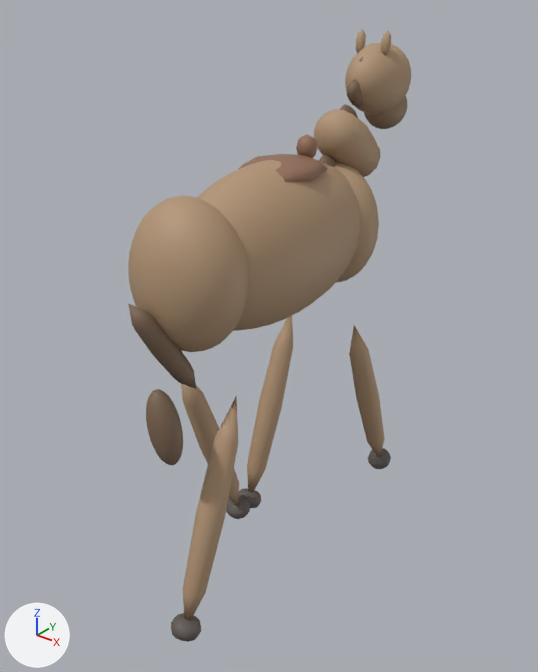
The glTF model models/mob_horse.glb: old version first, new version second.
Rendered twice from a 50 mm lens placed at (1.41, -1.78, 1.95), pointed at (-0.01, 0.0, 0.84). The lights are fixed; the arrows at lower left show +X, +Y and +Z. The picture after the commit comes second. Where no turn or scale is listed for an object, it has been applied to the vertices. Vertices at exactly the same position are counted once.

The first picture shows 'Body', 'LegBL', 'LegBR', 'LegFL', 'LegFR', 'Tail'.
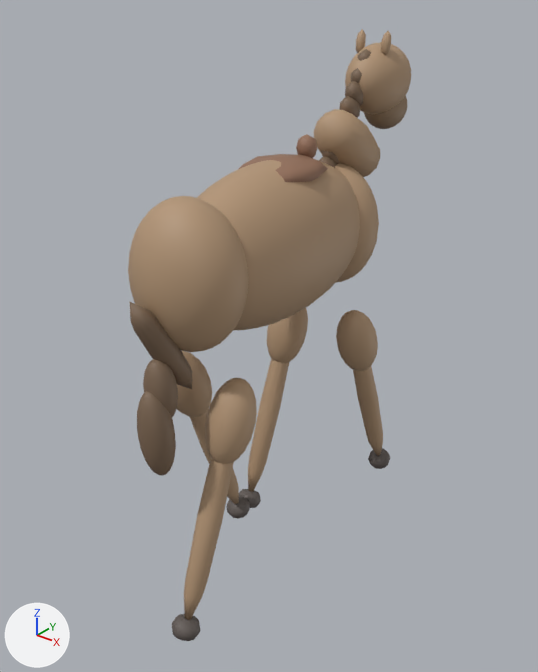
The change, as a diff of the scene's bpy script:
```diff
--- a/models/mob_horse.glb.py
+++ b/models/mob_horse.glb.py
@@ me_cylinder_006 @@
-me_cylinder_006.from_pydata(...)  # 76 vertices, 144 faces; spans x -0.05..0.05, y -0.324..-0.012, z -0.797..-0.034
+me_cylinder_006.from_pydata(...)  # 282 vertices, 552 faces; spans x -0.073..0.073, y -0.322..0.044, z -0.796..0.019
+# me_cylinder_006 part 1: a new loose piece of 180 vertices spanning x -0.073..0.073, y -0.127..0.044, z -0.244..0.019, in mat_horse (beige #b39576)
+# me_cylinder_006 part 2: 72 vertices removed from x -0.05..0.05, y -0.324..-0.027, z -0.797..-0.156; 98 vertices added at x -0.048..0.047, y -0.322..-0.03, z -0.795..-0.148
 me_cylinder_006.materials.append(mat_horse)
@@ me_cylinder_008 @@
-me_cylinder_008.from_pydata(...)  # 76 vertices, 144 faces; spans x -0.05..0.05, y 0.012..0.324, z -0.797..-0.034
+me_cylinder_008.from_pydata(...)  # 282 vertices, 552 faces; spans x -0.073..0.073, y -0.044..0.322, z -0.796..0.019
+# me_cylinder_008 part 3: a new loose piece of 180 vertices spanning x -0.073..0.073, y -0.044..0.127, z -0.244..0.019, in mat_horse (beige #b39576)
+# me_cylinder_008 part 4: 72 vertices removed from x -0.05..0.05, y 0.027..0.324, z -0.797..-0.153; 98 vertices added at x -0.048..0.047, y 0.03..0.322, z -0.796..-0.148
 me_cylinder_008.materials.append(mat_horse)
@@ me_cylinder_002 @@
-me_cylinder_002.from_pydata(...)  # 76 vertices, 144 faces; spans x -0.05..0.05, y 0.012..0.324, z -0.797..-0.034
+me_cylinder_002.from_pydata(...)  # 282 vertices, 552 faces; spans x -0.073..0.073, y -0.044..0.322, z -0.796..0.019
+# me_cylinder_002 part 5: a new loose piece of 180 vertices spanning x -0.073..0.073, y -0.044..0.127, z -0.244..0.019, in mat_horse (beige #b39576)
+# me_cylinder_002 part 6: 72 vertices removed from x -0.05..0.05, y 0.027..0.324, z -0.797..-0.153; 98 vertices added at x -0.048..0.047, y 0.03..0.322, z -0.796..-0.148
 me_cylinder_002.materials.append(mat_horse)
@@ me_cylinder_004 @@
-me_cylinder_004.from_pydata(...)  # 76 vertices, 144 faces; spans x -0.05..0.05, y -0.324..-0.012, z -0.797..-0.034
+me_cylinder_004.from_pydata(...)  # 282 vertices, 552 faces; spans x -0.073..0.073, y -0.322..0.044, z -0.796..0.019
+# me_cylinder_004 part 7: a new loose piece of 180 vertices spanning x -0.073..0.073, y -0.127..0.044, z -0.244..0.019, in mat_horse (beige #b39576)
+# me_cylinder_004 part 8: 72 vertices removed from x -0.05..0.05, y -0.324..-0.027, z -0.797..-0.156; 98 vertices added at x -0.048..0.047, y -0.322..-0.03, z -0.795..-0.148
 me_cylinder_004.materials.append(mat_horse)
@@ me_cylinder_001 @@
 # used by ob_tail; parent = ob_body; location = (0.0, -0.46, -0.13); rotation_euler = (0.489, -0.209, 0.0), in degrees (28, -12, 0)
-me_cylinder_001.from_pydata(...)  # 344 vertices, 680 faces; spans x -0.048..0.048, y -0.285..-0.023, z -0.298..0.158
+me_cylinder_001.from_pydata(...)  # 650 vertices, 1288 faces; spans x -0.053..0.053, y -0.313..-0.018, z -0.329..0.167
+# me_cylinder_001 part 9: the loose piece of 74 vertices spanning x -0.036..0.036, y -0.095..-0.023, z -0.208..0.158 is scaled about its middle by (1.13, 1.13, 1.05)
+# me_cylinder_001 part 10: the loose piece of 270 vertices spanning x -0.048..0.048, y -0.285..-0.145, z -0.298..-0.084 is rebuilt with 295 vertices and now spans x -0.053..0.053, y -0.313..-0.154, z -0.329..-0.08
+# me_cylinder_001 part 11: a new loose piece of 281 vertices spanning x -0.048..0.048, y -0.204..-0.079, z -0.207..-0.027, in mat_mane (brown #7c6550)
 me_cylinder_001.materials.append(mat_mane)
@@ ob_tail @@
 ob_tail.location = (0.0, -0.46, -0.13)
-ob_tail.rotation_euler = (0.489, -0.209, 0.0)  # degrees (28, -12, 0)
+ob_tail.rotation_euler = (0.489, -0.105, 0.0)  # degrees (28, -6, 0)
```

Location of each change, (x1, y1, x2, y2) in pixels of the pictures (538 x 672 px; the box of a moved part takes in the faces that stretch with it):
'LegBL', reshaped (26% wider, 8% taller): before (171, 397, 238, 642); after (172, 377, 257, 641)
'Tail', reshaped, turned: before (128, 303, 196, 465); after (129, 301, 192, 476)
'LegFR', reshaped (27% wider): before (239, 316, 293, 508); after (239, 308, 308, 508)
'LegFL', reshaped (28% wider, 10% taller): before (349, 325, 391, 469); after (336, 310, 390, 469)
'LegBR', reshaped: before (181, 384, 251, 519); after (177, 351, 250, 519)
part 1 of me_cylinder_006, added (beige): after (205, 377, 257, 464)
part 2 of me_cylinder_006, moved or reshaped: before (171, 397, 238, 642); after (172, 458, 234, 641)
part 3 of me_cylinder_008, added (beige): after (177, 351, 212, 417)
part 4 of me_cylinder_008, moved or reshaped: before (181, 384, 251, 519); after (189, 408, 250, 519)
part 5 of me_cylinder_002, added (beige): after (336, 310, 378, 371)
part 6 of me_cylinder_002, moved or reshaped: before (349, 325, 391, 469); after (353, 366, 390, 469)
part 7 of me_cylinder_004, added (beige): after (267, 308, 308, 363)
part 8 of me_cylinder_004, moved or reshaped: before (239, 316, 293, 508); after (239, 359, 289, 508)
part 9 of me_cylinder_001, moved or reshaped: before (128, 303, 196, 389); after (129, 301, 192, 389)
part 10 of me_cylinder_001, rebuilt (12% taller): before (146, 389, 183, 465); after (137, 391, 176, 476)
part 11 of me_cylinder_001, added (brown): after (143, 359, 178, 417)
